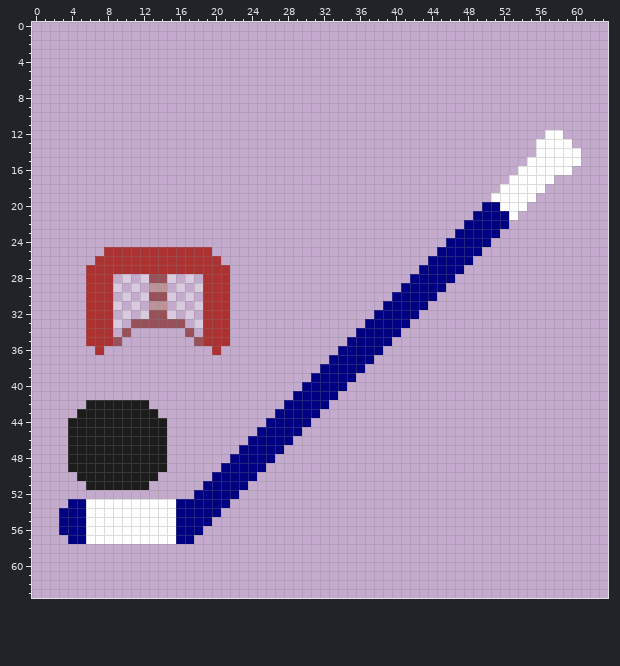
Edited in one commit: pixel-art file (Images/HockeySprite1.aseprite). That is the earlier state.
64x64 pixels, 1 frame.
New version:
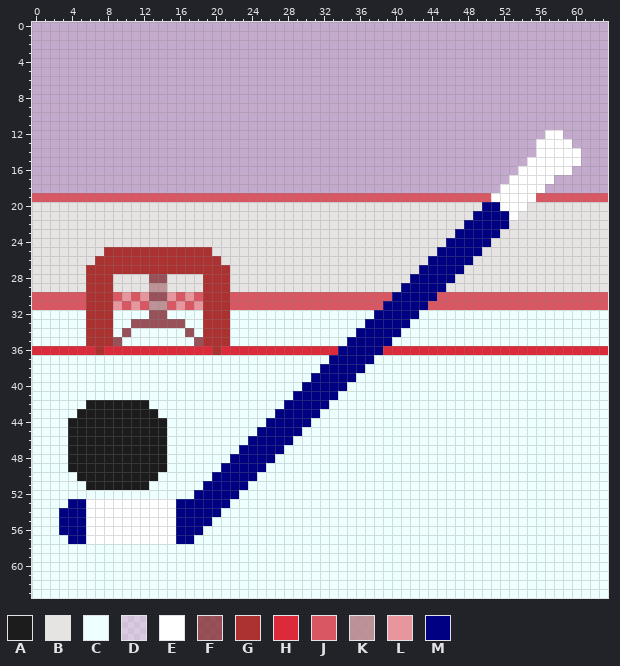
Palette (. is transparent): A #1c1c1c  B #e6e3e3  C #eeffff  D #ffffff60  E #ffffff  F #8c3939c9  G #ac3232  H #db2a3a  J #d95763  K #bd8f8fdd  L #e7969d  M #000082
From old to new:
y 19: x 0..50 ................................................... -> JJJJJJJJJJJJJJJJJJJJJJJJJJJJJJJJJJJJJJJJJJJJJJJJJJJ; x 56..63 ........ -> JJJJJJJJ
y 20: x 0..49 .................................................. -> BBBBBBBBBBBBBBBBBBBBBBBBBBBBBBBBBBBBBBBBBBBBBBBBBB; x 55..63 ......... -> BBBBBBBBB
y 21: x 0..48 ................................................. -> BBBBBBBBBBBBBBBBBBBBBBBBBBBBBBBBBBBBBBBBBBBBBBBBB; x 54..63 .......... -> BBBBBBBBBB
y 22: x 0..47 ................................................ -> BBBBBBBBBBBBBBBBBBBBBBBBBBBBBBBBBBBBBBBBBBBBBBBB; x 53..63 ........... -> BBBBBBBBBBB
y 23: x 0..46 ............................................... -> BBBBBBBBBBBBBBBBBBBBBBBBBBBBBBBBBBBBBBBBBBBBBBB; x 52..63 ............ -> BBBBBBBBBBBB
y 24: x 0..45 .............................................. -> BBBBBBBBBBBBBBBBBBBBBBBBBBBBBBBBBBBBBBBBBBBBBB; x 51..63 ............. -> BBBBBBBBBBBBB
y 25: x 0..7 ........ -> BBBBBBBB; x 20..44 ......................... -> BBBBBBBBBBBBBBBBBBBBBBBBB; x 50..63 .............. -> BBBBBBBBBBBBBB
y 26: x 0..6 ....... -> BBBBBBB; x 21..43 ....................... -> BBBBBBBBBBBBBBBBBBBBBBB; x 49..63 ............... -> BBBBBBBBBBBBBBB
y 27: x 0..5 ...... -> BBBBBB; x 22..42 ..................... -> BBBBBBBBBBBBBBBBBBBBB; x 48..63 ................ -> BBBBBBBBBBBBBBBB
y 28: x 0..5 ...... -> BBBBBB; x 9..12 .D.D -> BBBB; x 15..18 D.D. -> BBBB; x 22..41 .................... -> BBBBBBBBBBBBBBBBBBBB; x 47..63 ................. -> BBBBBBBBBBBBBBBBB
y 29: x 0..5 ...... -> BBBBBB; x 9..12 D.D. -> BBBB; x 15..18 .D.D -> BBBB; x 22..40 ................... -> BBBBBBBBBBBBBBBBBBB; x 46..63 .................. -> BBBBBBBBBBBBBBBBBB
y 30: x 0..5 ...... -> JJJJJJ; x 9..12 .D.D -> JLJL; x 15..18 D.D. -> LJLJ; x 22..39 .................. -> JJJJJJJJJJJJJJJJJJ; x 45..63 ................... -> JJJJJJJJJJJJJJJJJJJ
y 31: x 0..5 ...... -> JJJJJJ; x 9..12 D.D. -> LJLJ; x 15..18 .D.D -> JLJL; x 22..38 ................. -> JJJJJJJJJJJJJJJJJ; x 44..63 .................... -> JJJJJJJJJJJJJJJJJJJJ
y 32: x 0..5 ...... -> CCCCCC; x 9..12 .D.D -> CCCC; x 15..18 D.D. -> CCCC; x 22..37 ................ -> CCCCCCCCCCCCCCCC; x 43..63 ..................... -> CCCCCCCCCCCCCCCCCCCCC
y 33: x 0..5 ...... -> CCCCCC; x 9..10 D. -> CC; x 17..18 .D -> CC; x 22..36 ............... -> CCCCCCCCCCCCCCC; x 42..63 ...................... -> CCCCCCCCCCCCCCCCCCCCCC
y 34: x 0..5 ...... -> CCCCCC; x 9 . -> C; x 11..16 ...... -> CCCCCC; x 18 . -> C; x 22..35 .............. -> CCCCCCCCCCCCCC; x 41..63 ....................... -> CCCCCCCCCCCCCCCCCCCCCCC
y 35: x 0..5 ...... -> CCCCCC; x 10..17 ........ -> CCCCCCCC; x 22..34 ............. -> CCCCCCCCCCCCC; x 40..63 ........................ -> CCCCCCCCCCCCCCCCCCCCCCCC
y 36: x 0..6 ....... -> HHHHHHH; x 8..19 ............ -> HHHHHHHHHHHH; x 21..33 ............. -> HHHHHHHHHHHHH; x 39..63 ......................... -> HHHHHHHHHHHHHHHHHHHHHHHHH
y 37: x 0..32 ................................. -> CCCCCCCCCCCCCCCCCCCCCCCCCCCCCCCCC; x 38..63 .......................... -> CCCCCCCCCCCCCCCCCCCCCCCCCC
y 38: x 0..31 ................................ -> CCCCCCCCCCCCCCCCCCCCCCCCCCCCCCCC; x 37..63 ........................... -> CCCCCCCCCCCCCCCCCCCCCCCCCCC
y 39: x 0..30 ............................... -> CCCCCCCCCCCCCCCCCCCCCCCCCCCCCCC; x 36..63 ............................ -> CCCCCCCCCCCCCCCCCCCCCCCCCCCC
y 40: x 0..29 .............................. -> CCCCCCCCCCCCCCCCCCCCCCCCCCCCCC; x 35..63 ............................. -> CCCCCCCCCCCCCCCCCCCCCCCCCCCCC
y 41: x 0..28 ............................. -> CCCCCCCCCCCCCCCCCCCCCCCCCCCCC; x 34..63 .............................. -> CCCCCCCCCCCCCCCCCCCCCCCCCCCCCC
y 42: x 0..5 ...... -> CCCCCC; x 13..27 ............... -> CCCCCCCCCCCCCCC; x 33..63 ............................... -> CCCCCCCCCCCCCCCCCCCCCCCCCCCCCCC
y 43: x 0..4 ..... -> CCCCC; x 14..26 ............. -> CCCCCCCCCCCCC; x 32..63 ................................ -> CCCCCCCCCCCCCCCCCCCCCCCCCCCCCCCC
y 44: x 0..3 .... -> CCCC; x 15..25 ........... -> CCCCCCCCCCC; x 31..63 ................................. -> CCCCCCCCCCCCCCCCCCCCCCCCCCCCCCCCC
y 45: x 0..3 .... -> CCCC; x 15..24 .......... -> CCCCCCCCCC; x 30..63 .................................. -> CCCCCCCCCCCCCCCCCCCCCCCCCCCCCCCCCC
y 46: x 0..3 .... -> CCCC; x 15..23 ......... -> CCCCCCCCC; x 29..63 ................................... -> CCCCCCCCCCCCCCCCCCCCCCCCCCCCCCCCCCC
y 47: x 0..3 .... -> CCCC; x 15..22 ........ -> CCCCCCCC; x 28..63 .................................... -> CCCCCCCCCCCCCCCCCCCCCCCCCCCCCCCCCCCC
y 48: x 0..3 .... -> CCCC; x 15..21 ....... -> CCCCCCC; x 27..63 ..................................... -> CCCCCCCCCCCCCCCCCCCCCCCCCCCCCCCCCCCCC
y 49: x 0..3 .... -> CCCC; x 15..20 ...... -> CCCCCC; x 26..63 ...................................... -> CCCCCCCCCCCCCCCCCCCCCCCCCCCCCCCCCCCCCC
y 50: x 0..4 ..... -> CCCCC; x 14..19 ...... -> CCCCCC; x 25..63 ....................................... -> CCCCCCCCCCCCCCCCCCCCCCCCCCCCCCCCCCCCCCC
y 51: x 0..5 ...... -> CCCCCC; x 13..18 ...... -> CCCCCC; x 24..63 ........................................ -> CCCCCCCCCCCCCCCCCCCCCCCCCCCCCCCCCCCCCCCC
y 52: x 0..17 .................. -> CCCCCCCCCCCCCCCCCC; x 23..63 ......................................... -> CCCCCCCCCCCCCCCCCCCCCCCCCCCCCCCCCCCCCCCCC
y 53: x 0..3 .... -> CCCC; x 22..63 .......................................... -> CCCCCCCCCCCCCCCCCCCCCCCCCCCCCCCCCCCCCCCCCC
y 54: x 0..2 ... -> CCC; x 21..63 ........................................... -> CCCCCCCCCCCCCCCCCCCCCCCCCCCCCCCCCCCCCCCCCCC
y 55: x 0..2 ... -> CCC; x 20..63 ............................................ -> CCCCCCCCCCCCCCCCCCCCCCCCCCCCCCCCCCCCCCCCCCCC
y 56: x 0..2 ... -> CCC; x 19..63 ............................................. -> CCCCCCCCCCCCCCCCCCCCCCCCCCCCCCCCCCCCCCCCCCCCC
y 57: x 0..3 .... -> CCCC; x 18..63 .............................................. -> CCCCCCCCCCCCCCCCCCCCCCCCCCCCCCCCCCCCCCCCCCCCCC
y 58..63: x 0..63 ................................................................ -> CCCCCCCCCCCCCCCCCCCCCCCCCCCCCCCCCCCCCCCCCCCCCCCCCCCCCCCCCCCCCCCC
Boxes around the changes in both pictures, in picture pixels (x1, y1, x2, y2):
changed: (32, 193, 608, 598)
